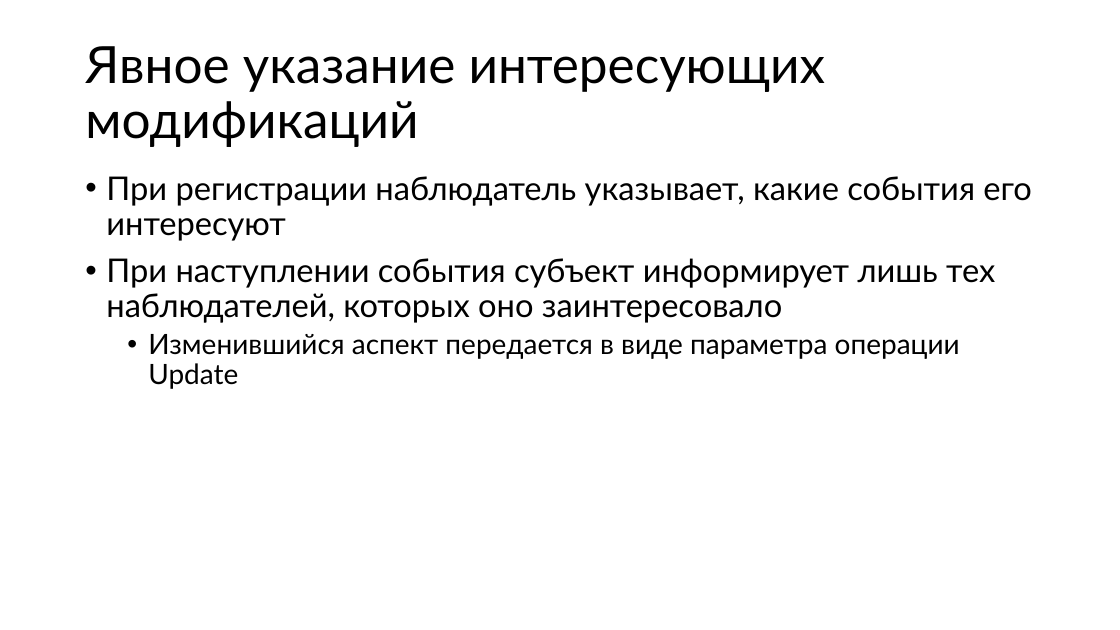
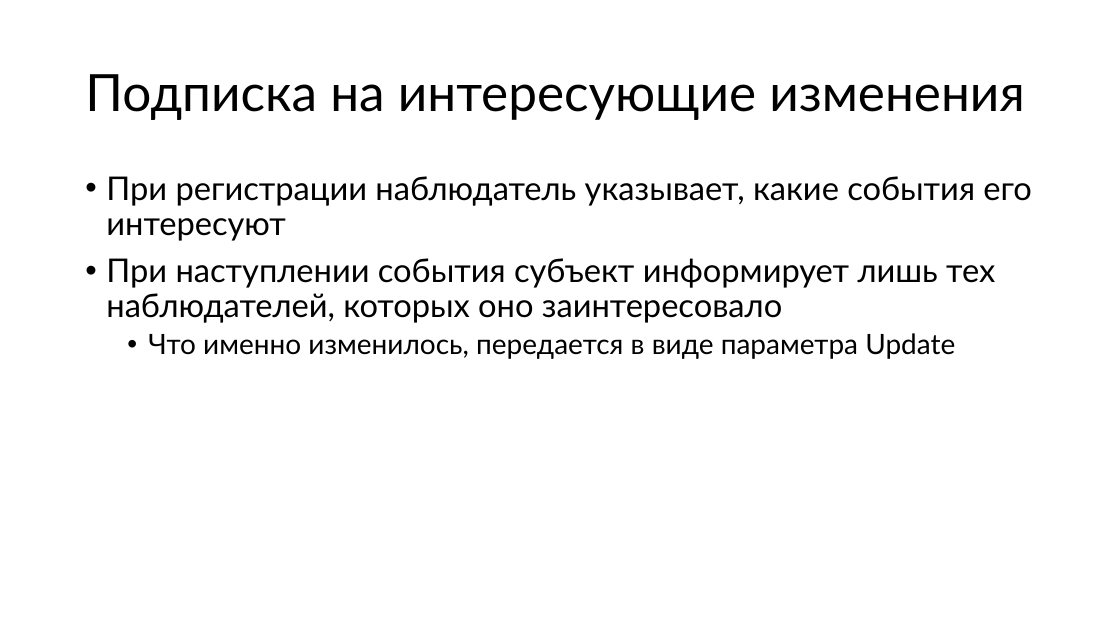
Before and after one commit to alexey-malov/ood, a slide deck: slide 33 of lectures/02.observer/observer.pptx (slide 35 before the commit). Drawn at 1120x630 pixels with LibreOffice and Linux fonts; fonts in the diff are those of the drawing. Boxes give left, top, right and bottom in pixels: in the first picture for what was removed or moved away, otherwise in the second. Text is boxed around its words. In the diff, an @@ line names an element or a change of style, - is before the commit and + after.

```diff
--- a/lectures/02.observer/observer.pptx
+++ b/lectures/02.observer/observer.pptx
@@ title at [85,74,1025,120]: text changed @@
-Явное указание интересующих модификаций
+Подписка на интересующие изменения
@@ text at [148,333,955,359]: text changed @@
-  • Изменившийся аспект передается в виде параметра операции Update
+  • Что именно изменилось, передается в виде параметра Update
```
Also in this commit, not shown: 7 other slides changed, 5 slides added, 2 slides removed, 1 other file.
